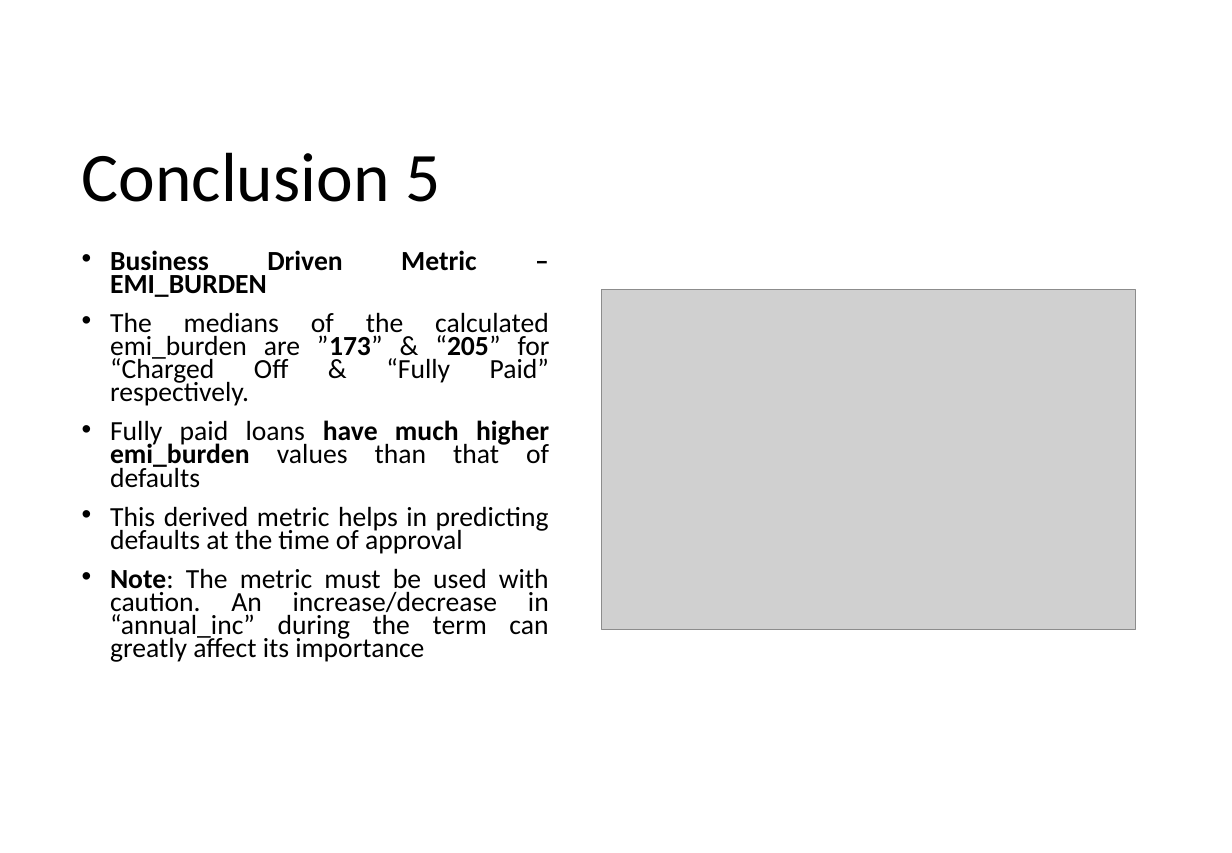
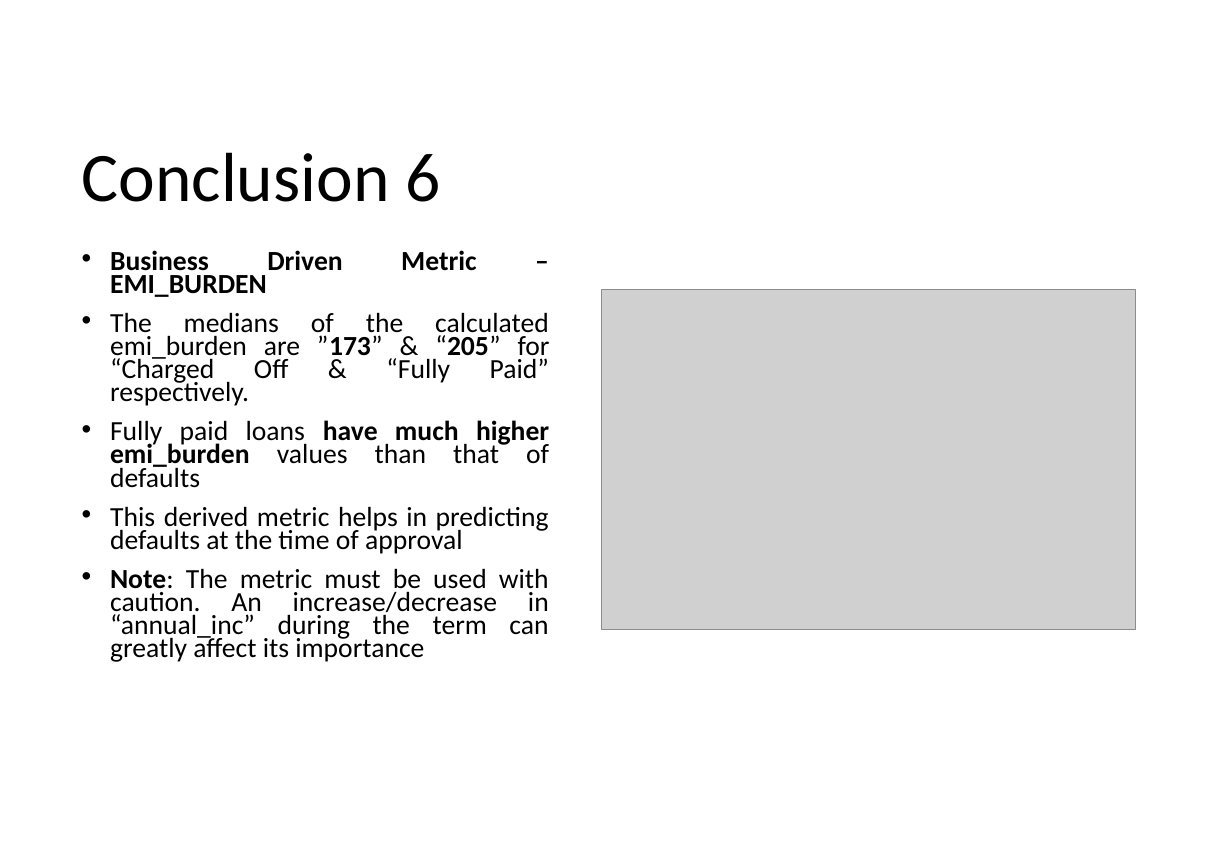
Before and after one commit to krishnajiraoh/upGrad_lending_club_case_study, a slide deck: slide 6 of Insights.pptx (slide 5 before the commit). Drawn at 1232x853 pixels with LibreOffice and Linux fonts; fonts in the diff are those of the drawing; grey boxes stand for pictures. Boxes give left, top, right and bottom in pixels: in the first picture for what was removed or moved away, otherwise in the second. Text is boxed around its words. In the diff, an @@ line names an element or a change of style, - is before the commit and + after.

```diff
--- a/Insights.pptx
+++ b/Insights.pptx
@@ title at (x1=82, y1=152, x2=440, y2=202): text changed @@
-Conclusion 5
+Conclusion 6
```
Also in this commit, not shown: 6 other slides changed, 2 slides added.
